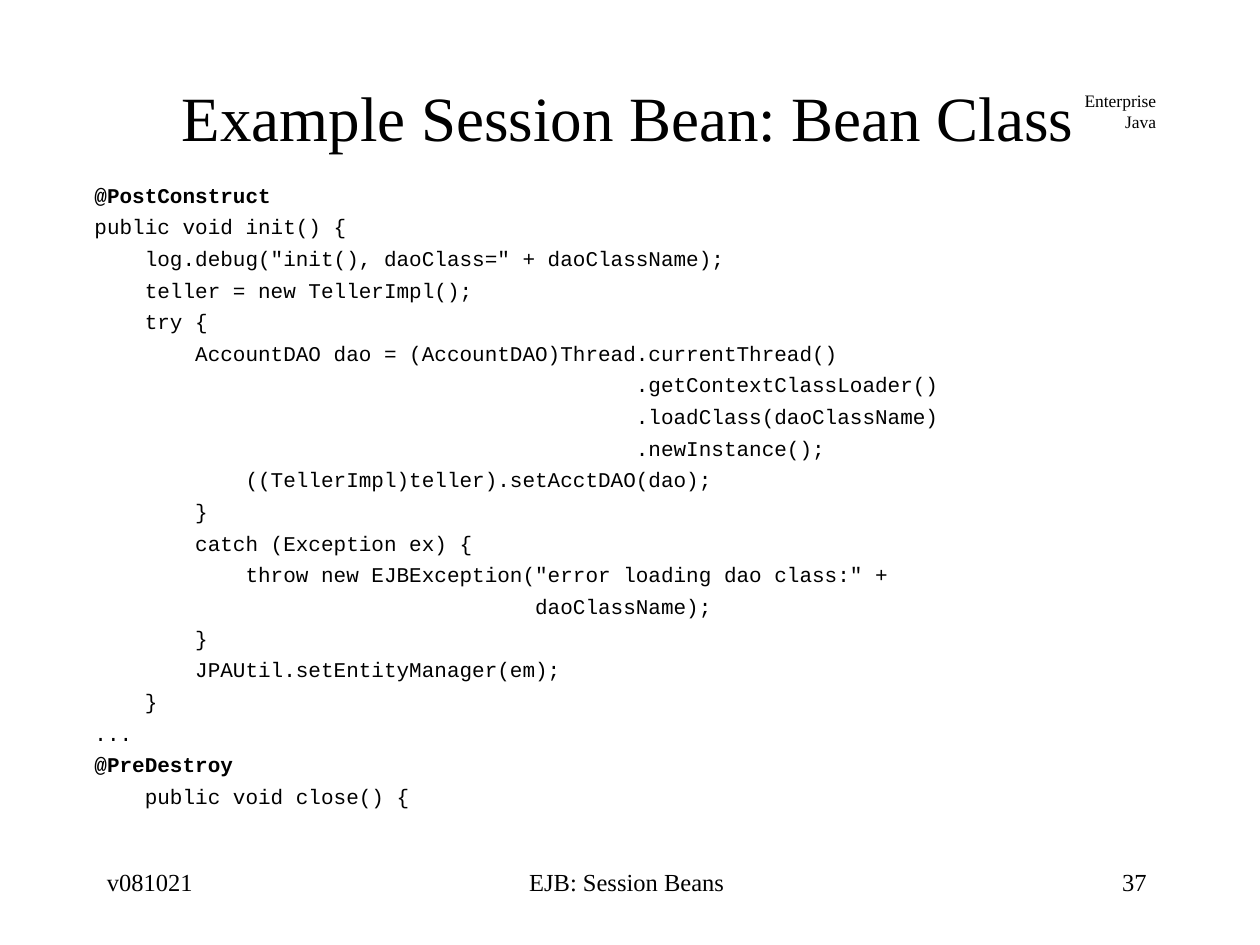
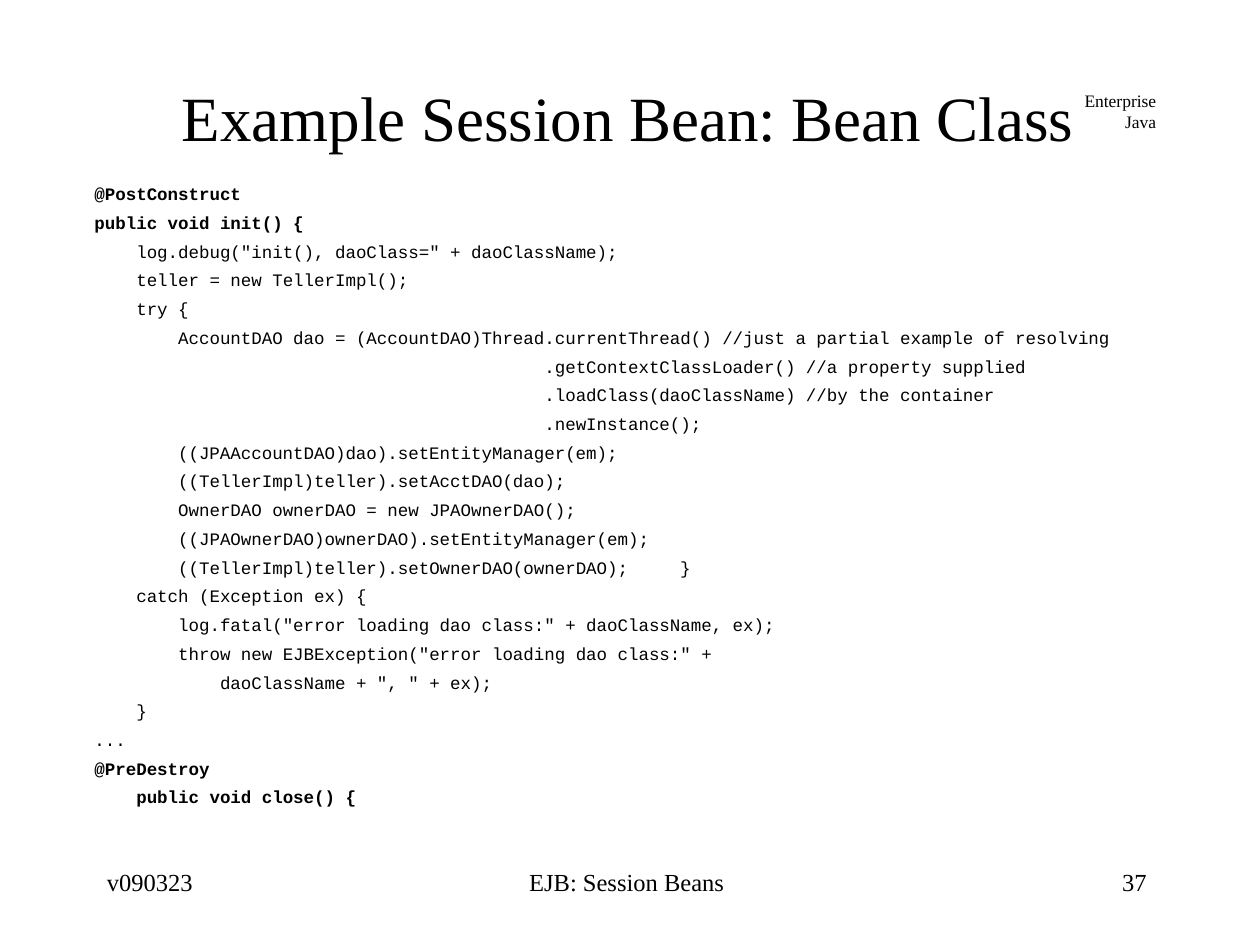
Before and after one commit to jcstaff/ejava-javaee, a slide deck: slide 37 of ejbsessionBank/src/site/resources/lectures/ejbSession.ppt. Drawn at 1260x945 pixels with LibreOffice and Linux fonts; fonts in the diff are those of the drawing. Boxes give left, top, right and bottom in pixels: in the first picture for what was removed or moved away, otherwise in the second. Text is boxed around its words. In the diff, an @@ line names an element or a change of style, - is before the commit and + after.

```diff
--- a/ejbsessionBank/src/site/resources/lectures/ejbSession.ppt
+++ b/ejbsessionBank/src/site/resources/lectures/ejbSession.ppt
@@ text at bbox=[94, 188, 701, 807]: size 12 to 10 pt in "@PostConstruct", "public void init() {", "log.debug("init(), daoClass=" + daoClassName);", "teller = new TellerImpl();" and 9 more places; bold on in "public void init() {", "public void close() {" @@
@@ text at bbox=[178, 332, 1109, 405]: text changed; size 12 to 10 pt @@
-AccountDAO dao = (AccountDAO)Thread.currentThread()
-.getContextClassLoader()
-.loadClass(daoClassName)
+AccountDAO dao = (AccountDAO)Thread.currentThread() //just a partial example of resolving
+.getContextClassLoader() //a property supplied
+.loadClass(daoClassName) //by the container
@@ text at bbox=[178, 447, 618, 463]: paragraph added @@
+((JPAAccountDAO)dao).setEntityManager(em);
@@ text at bbox=[178, 504, 649, 578]: text changed; size 12 to 10 pt @@
-}
+OwnerDAO ownerDAO = new JPAOwnerDAO();
+((JPAOwnerDAO)ownerDAO).setEntityManager(em);
+((TellerImpl)teller).setOwnerDAO(ownerDAO); }
@@ text at bbox=[178, 619, 775, 635]: paragraph added @@
+log.fatal("error loading dao class:" + daoClassName, ex);
@@ text at bbox=[220, 676, 492, 693]: text changed; size 12 to 10 pt @@
-daoClassName);
-}
-JPAUtil.setEntityManager(em);
+daoClassName + ", " + ex);
@@ text at bbox=[107, 874, 193, 892]: text changed @@
-v081021
+v090323
```
Also in this commit, not shown: 74 other slides changed, 2 other files.
